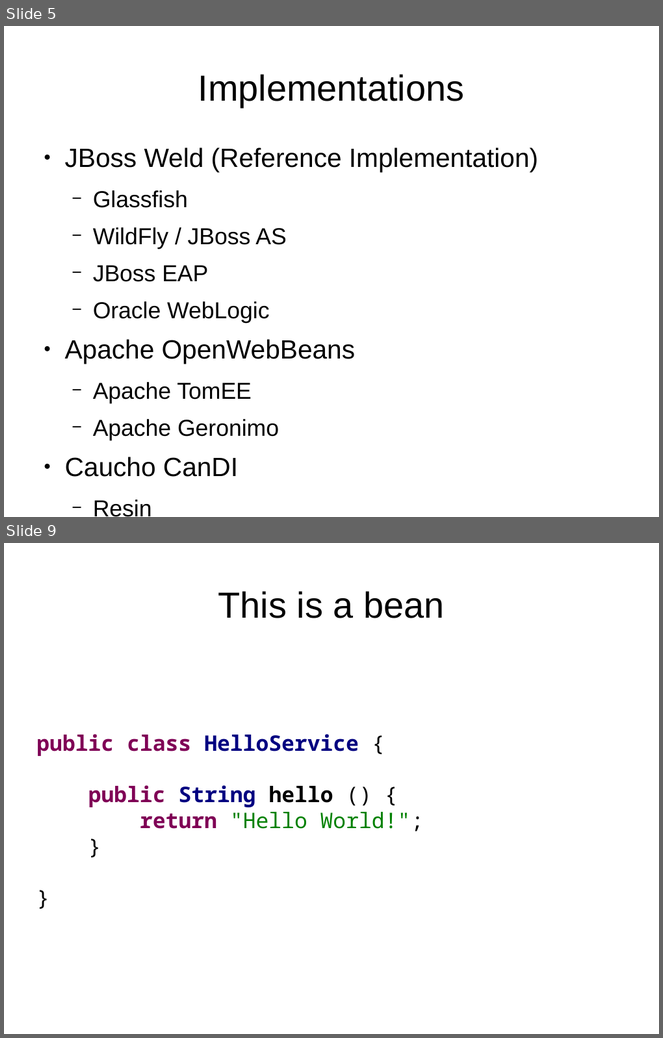
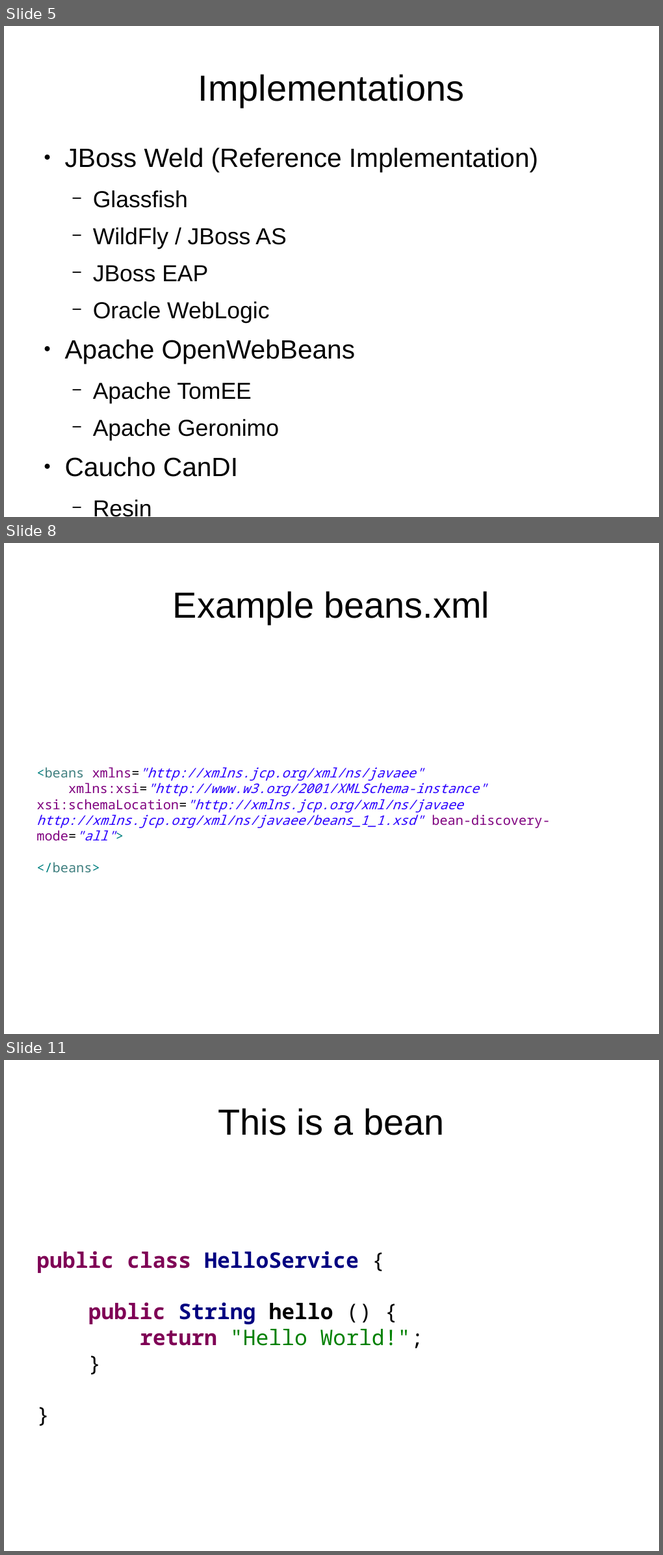
Before and after one commit to FrigoCoder/CDI, a slide deck: CDI.odp. Shown one above the other, each under a label of ours: slides 5 and 9 before the commit, slides 5, 8 and 11 after it; the slides between them are not shown. The pictures are 663x1038 and 663x1555 pixels, drawn with LibreOffice and Linux fonts; fonts in the diff are those of the drawing. Boxes give left, top, right and bottom in pixels: in the first picture for what was removed or moved away, otherwise in the second. Text is boxed around its words. In the diff, an @@ line names an element or a change of style, - is before the commit and + after.

```diff
--- a/CDI.odp
+++ b/CDI.odp
@@ slide 8 added at (x1=4, y1=543, x2=659, y2=1034), background #FFFFFF @@
@@ title added at (x1=173, y1=591, x2=490, y2=624), 44 pt, text #000000 @@
+Example beans.xml
@@ text added at (x1=36, y1=767, x2=550, y2=873), 16 pt, text #2A00FF, italic @@
+<beans xmlns="http://xmlns.jcp.org/xml/ns/javaee"
+xmlns:xsi="http://www.w3.org/2001/XMLSchema-instance" xsi:schemaLocation="http://xmlns.jcp.org/xml/ns/javaee http://xmlns.jcp.org/xml/ns/javaee/beans_1_1.xsd" bean-discovery-mode="all">
+</beans>
@@ what was slide 9 is now slide 11 @@
```
Also in this commit, not shown: 2 slides changed, 6 other slides added, 2 slides removed, 5 other files.
